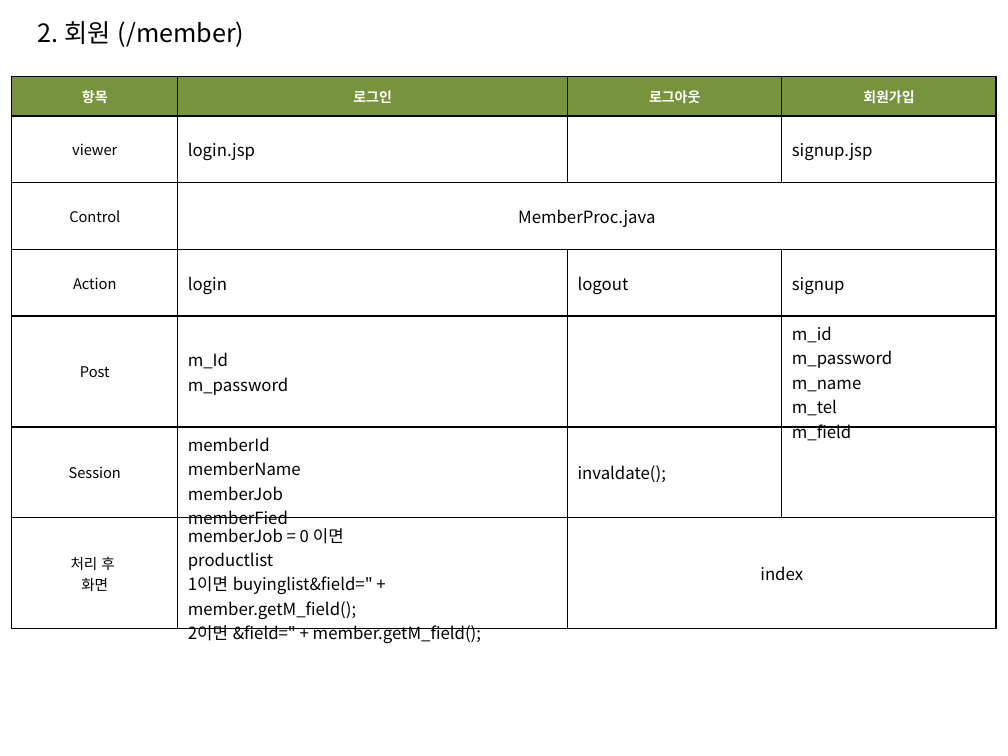
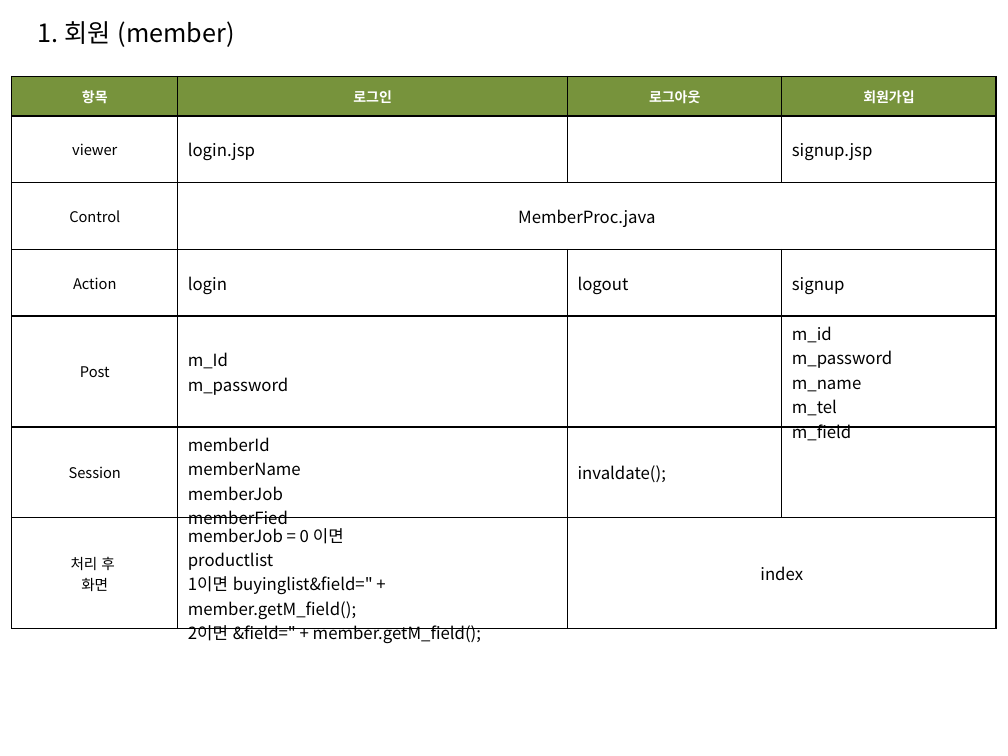
Before and after one commit to sec9590/Project_FullFillment, a slide deck: slide 1 of YellowContainer_MVC.pptx. Drawn at 1008x756 pixels with LibreOffice and Linux fonts; fonts in the diff are those of the drawing. Boxes give left, top, right and bottom in pixels: in the first picture for what was removed or moved away, otherwise in the second. Text is boxed around its words. In the diff, an @@ line names an element or a change of style, - is before the commit and + after.

```diff
--- a/YellowContainer_MVC.pptx
+++ b/YellowContainer_MVC.pptx
@@ text at bbox=[38, 21, 235, 47]: text changed @@
-2. 회원 (/member)
+1. 회원 (member)
```
Also in this commit, not shown: 4 other slides changed, 5 slides added, 9 other files.
